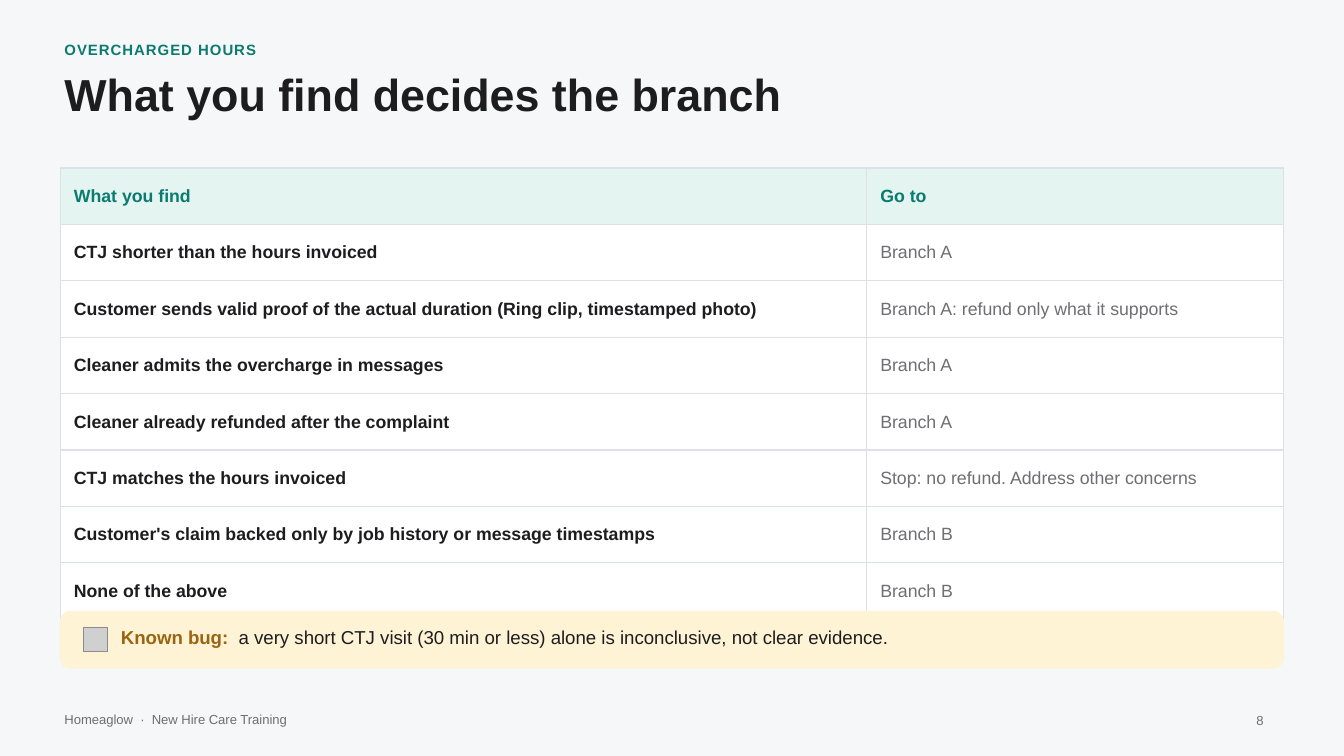
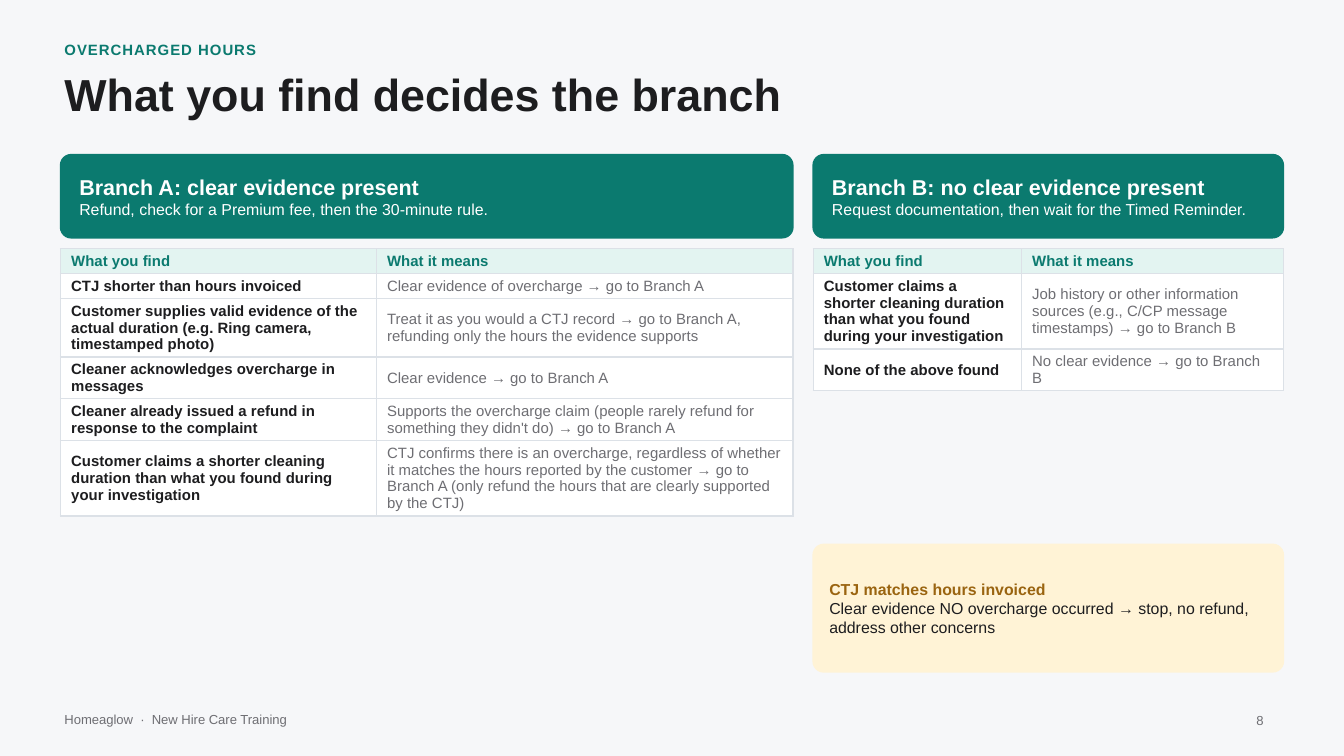
Before and after one commit to anjulimichelle/training, a slide deck: slide 8 of billing-disputes/billing-disputes-cash-payments.pptx. Drawn at 1344x756 pixels with LibreOffice and Linux fonts; fonts in the diff are those of the drawing; grey boxes stand for pictures. Boxes give left, top, right and bottom in pixels: in the first picture for what was removed or moved away, otherwise in the second. Text is boxed around its words. In the diff, an @@ line names an element or a change of style, - is before the commit and + after.

```diff
--- a/billing-disputes/billing-disputes-cash-payments.pptx
+++ b/billing-disputes/billing-disputes-cash-payments.pptx
@@ rounded rectangle added at bbox=[60, 155, 793, 238], fill #0B7A6F, outline #0B7A6F 0.75 pt @@
@@ text added at bbox=[79, 179, 488, 217], 8.5 pt, text #FFFFFF @@
+Branch A: clear evidence present
+Refund, check for a Premium fee, then the 30-minute rule.
@@ rounded rectangle added at bbox=[813, 155, 1284, 238], fill #0B7A6F, outline #0B7A6F 0.75 pt @@
@@ text added at bbox=[832, 179, 1246, 219], 8.5 pt, text #FFFFFF @@
+Branch B: no clear evidence present
+Request documentation, then wait for the Timed Reminder.
@@ table at bbox=[60, 249, 793, 515] @@
-row 1: What you find | Go to
-row 2: CTJ shorter than the hours invoiced | Branch A
-row 3: Customer sends valid proof of the actual duration (Ring clip, timestamped photo) | Branch A: refund only what it supports
-row 4: Cleaner admits the overcharge in messages | Branch A
-row 5: Cleaner already refunded after the complaint | Branch A
-row 6: CTJ matches the hours invoiced | Stop: no refund. Address other concerns
-row 7: Customer's claim backed only by job history or message timestamps | Branch B
-row 8: None of the above | Branch B
+row 1: What you find | What it means
+row 2: CTJ shorter than hours invoiced | Clear evidence of overcharge → go to Branch A
+row 3: Customer supplies valid evidence of the actual duration (e.g. Ring camera, timestamped photo) | Treat it as you would a CTJ record → go to Branch A, refunding only the hours the evidence supports
+row 4: Cleaner acknowledges overcharge in messages | Clear evidence → go to Branch A
+row 5: Cleaner already issued a refund in response to the complaint | Supports the overcharge claim (people rarely refund for something they didn't do) → go to Branch A
+row 6: Customer claims a shorter cleaning duration than what you found during your investigation | CTJ confirms there is an overcharge, regardless of whether it matches the hours reported by the customer → go to Branch A (only refund the hours that are clearly supported by the CTJ)
@@ table: place and size @@
-table at bbox=[60, 168, 1284, 601]
+table at bbox=[60, 249, 793, 515]
@@ table added at bbox=[813, 249, 1284, 387], 3 rows, 2 columns @@
+What you find | What it means
+Customer claims a shorter cleaning duration than what you found during your investigation | Job history or other information sources (e.g., C/CP message timestamps) → go to Branch B
+None of the above found | No clear evidence → go to Branch B
@@ rounded rectangle added at bbox=[813, 544, 1284, 672], fill #FFF3D6, outline #FFF3D6 0.75 pt @@
@@ text added at bbox=[829, 583, 1248, 633], 8.5 pt, text #1D1D1F @@
+CTJ matches hours invoiced
+Clear evidence NO overcharge occurred → stop, no refund, address other concerns
@@ rounded rectangle removed at bbox=[60, 612, 1284, 668] @@
@@ picture removed at bbox=[83, 628, 108, 652] @@
@@ text removed at bbox=[121, 630, 888, 648] @@
-Known bug: a very short CTJ visit (30 min or less) alone is inconclusive, not clear evidence.
```
Also in this commit, not shown: 2 other slides changed, 1 slide added, 1 slide removed, 1 other file.
